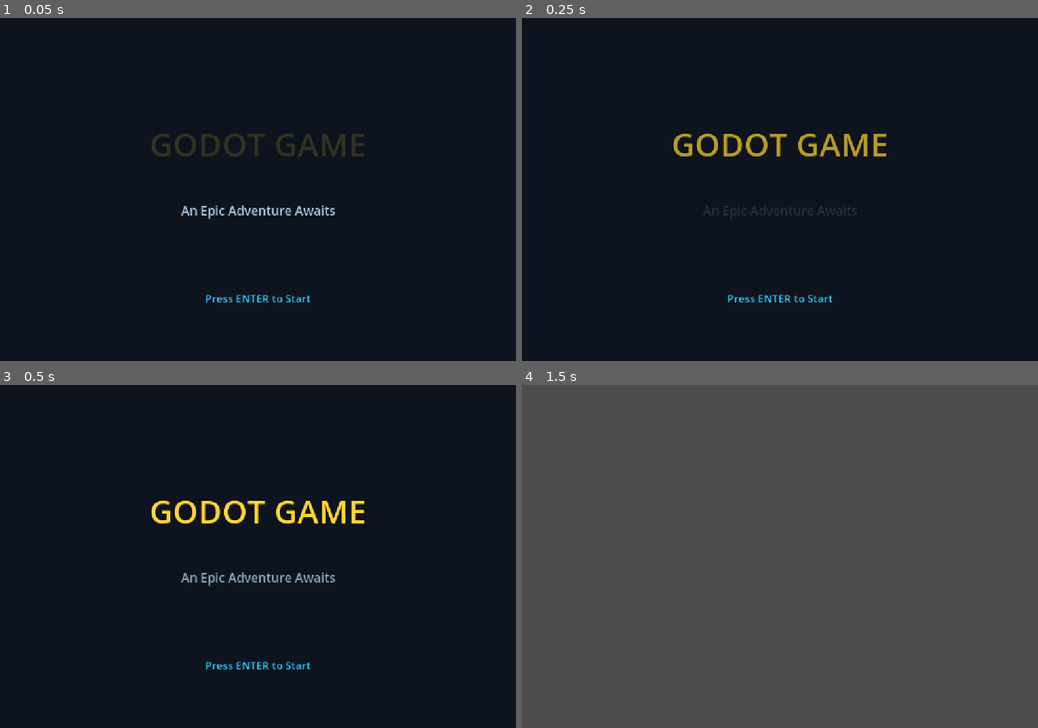
Above: before the commit, frames 1-4 (two rows, left to right).
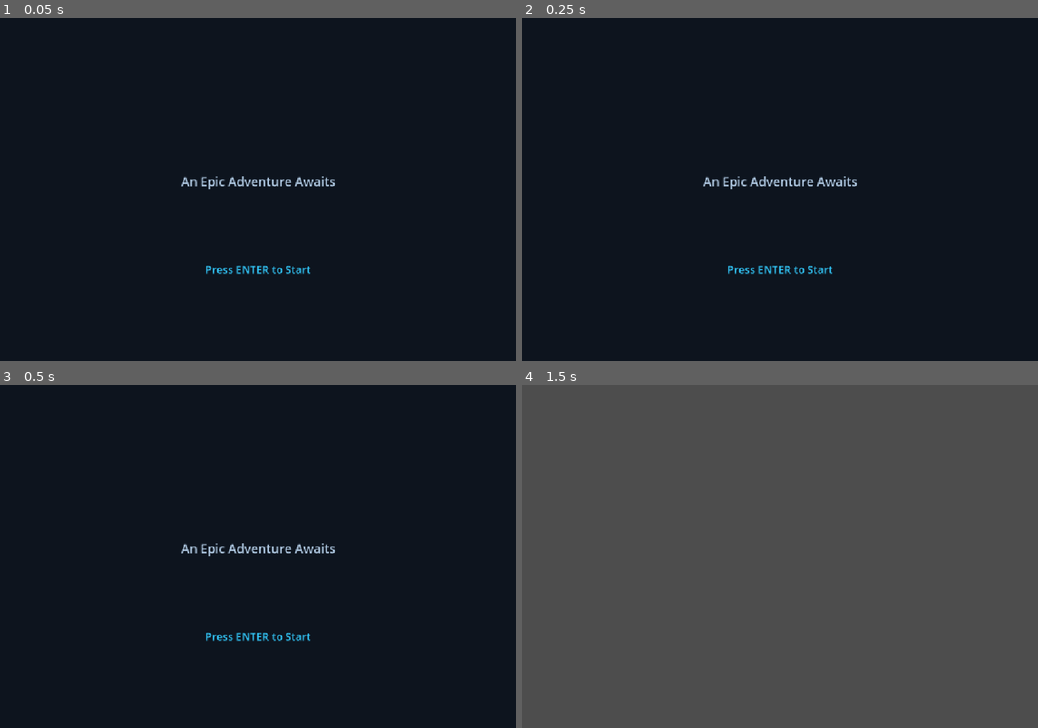
Above: after the commit, the same moments.

Repository: DoraTool/template-godot-game
Game: Godot game, scene res://scenes/title_screen.tscn
The game is run twice, just before and just after one commit, with the same random seed, the same clock (stepped at 60 frames per second) and the same inputs.
Inputs:
- Up to frame 1 (0.05 s): no input
- Up to frame 2 (0.25 s): no input
- Up to frame 3 (0.5 s): no input
- Up to frame 4 (1.5 s): tap Enter (ui_accept) at 0.5, 0.77, 1.25 s

The runs differ from the first frame. In frame 1, 2.3% of the frame differs, in the area x 29-71%, y 33-83%; in frame 2, 2.4%; in frame 3, 2.6%; in frame 4, nothing differs.
Error after the commit: Invalid access to property or key 'modulate' on a base object of type 'null instance'. (res://scripts/scenes/title_screen.gd:24)

Commit message:
Update title_screen.tscn

Diff:
--- a/scenes/title_screen.tscn
+++ b/scenes/title_screen.tscn
@@ -28,6 +28,20 @@
 grow_horizontal = 2
 grow_vertical = 2
 
+[node name="BackgroundTexture" type="TextureRect" parent="CenterContainer"]
+layout_mode = 2
+expand_mode = 2
+stretch_mode = 5
+; TODO 设置纹理 等其他属性
+; texture = ExtResource("BackgroundTexture")
+
+[node name="GameTitle" type="TextureRect" parent="CenterContainer"]
+layout_mode = 2
+expand_mode = 2
+stretch_mode = 5
+; TODO 设置纹理 等其他属性
+; texture = ExtResource("GameTitle")
+
 [node name="VBoxContainer" type="VBoxContainer" parent="CenterContainer"]
 layout_mode = 2
 theme_override_constants/separation = 30
@@ -36,15 +50,6 @@
 [node name="Spacer1" type="Control" parent="CenterContainer/VBoxContainer"]
 custom_minimum_size = Vector2(0, 80)
 layout_mode = 2
-
-[node name="GameTitle" type="Label" parent="CenterContainer/VBoxContainer"]
-layout_mode = 2
-theme_override_colors/font_color = Color(1, 0.84, 0.2, 1)
-theme_override_colors/font_outline_color = Color(0, 0, 0, 1)
-theme_override_constants/outline_size = 6
-theme_override_font_sizes/font_size = 72
-text = "GODOT GAME"
-horizontal_alignment = 1
 
 [node name="Spacer2" type="Control" parent="CenterContainer/VBoxContainer"]
 custom_minimum_size = Vector2(0, 20)
